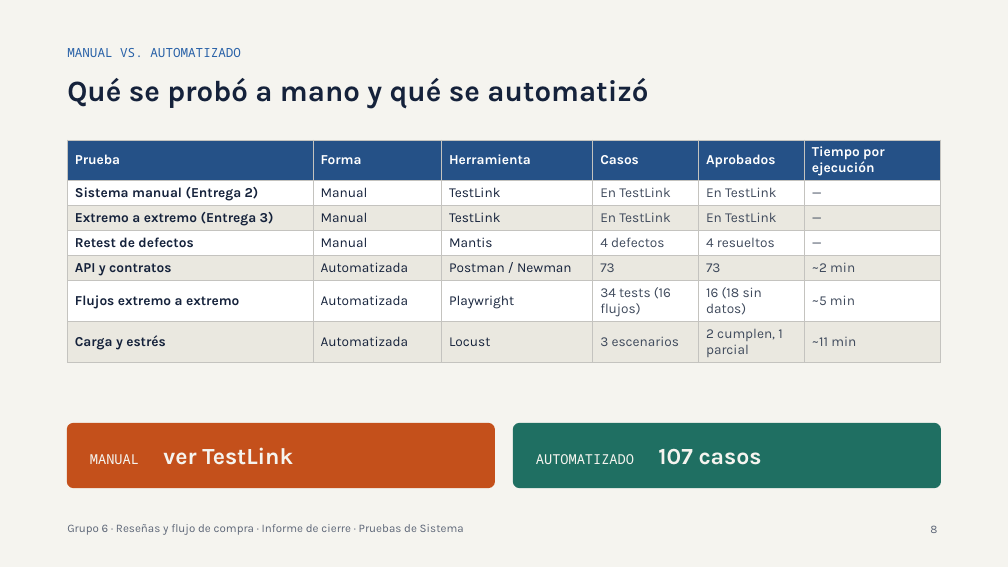
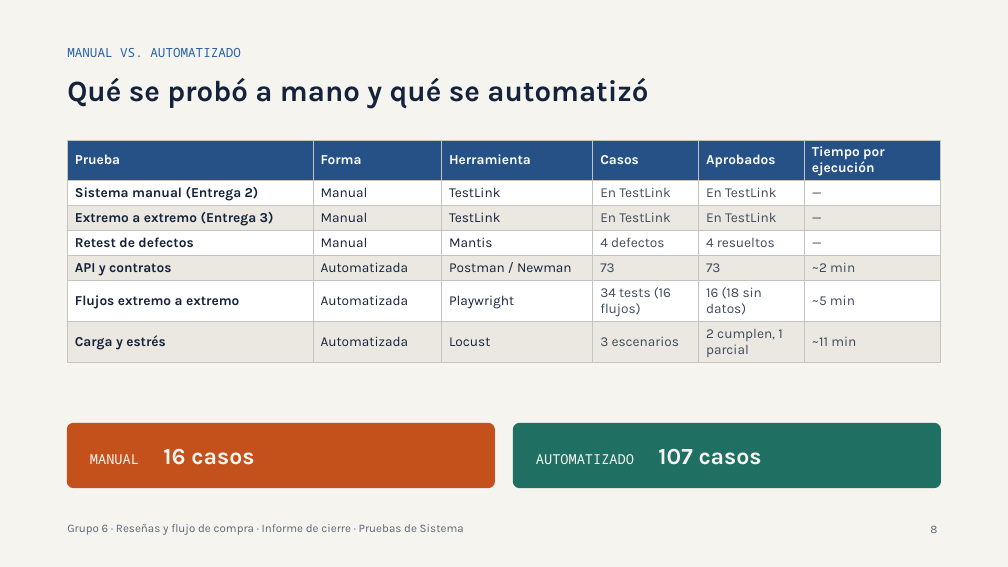
Before and after one commit to constanzadiaz03/PruebasdeSistemas-TicketU, a slide deck: slide 8 of document/Presentacion_Entrega3_Grupo6.pptx. Drawn at 1008x567 pixels with LibreOffice and Linux fonts; fonts in the diff are those of the drawing. Boxes give left, top, right and bottom in pixels: in the first picture for what was removed or moved away, otherwise in the second. Text is boxed around its words. In the diff, an @@ line names an element or a change of style, - is before the commit and + after.

```diff
--- a/document/Presentacion_Entrega3_Grupo6.pptx
+++ b/document/Presentacion_Entrega3_Grupo6.pptx
@@ text at (90,448,254,465): text changed @@
-MANUAL ver TestLink
+MANUAL 16 casos
```
Also in this commit, not shown: 4 other slides changed.
